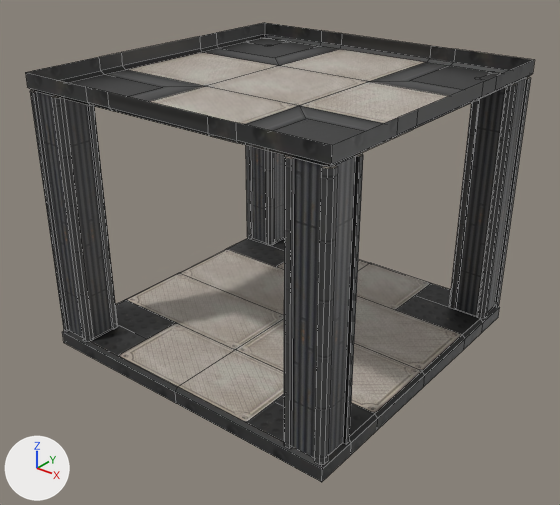
The FBX model MazeVR-Server/Assets/Models/Corridor_Crossroad_Rework.fbx as it was, and as the next commit left it.
Camera for both pictures: a 50 mm lens placed at (5.32, -6.79, 5.09), pointed at (0.07, -0.24, 1.02). The lights are fixed; the arrows at lower left show +X, +Y and +Z. Mesh edges are drawn as thin lines. Where no turn or scale is listed for an object, it has been applied to the vertices.

Names of what the first picture shows: 'Corridor_Crossroad_Rework'.
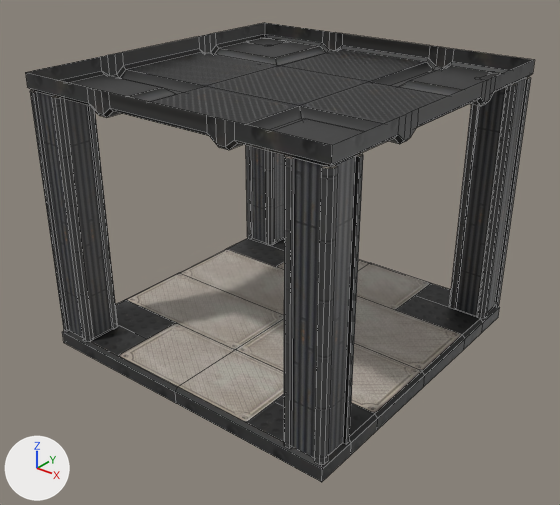
What differs and where, as boxes [x1, y1, x2, y2] in the pictures (560 x 505 px):
part 1 of me_plane_028, built on: [25, 23, 535, 167] in both
part 2 of me_plane_028, surface changed: [127, 49, 448, 124] in both

Edits to the bpy script that builds the scene:
```text
Change me_plane_028:
    used by ob_corridor_crossroad_rework; location = (0.0, 0.0, 0.0)
    remove me_plane_028.from_pydata(...)  # 341 vertices, 233 faces; spans x -2.0..2.0, y -2.0..2.0, z -0.2..3.2
    add me_plane_028.from_pydata(...)  # 397 vertices, 281 faces; spans x -2.0..2.0, y -2.0..2.0, z -0.2..3.2
    me_plane_028 part 1
    28 faces are deleted
    6 vertices in x -2.0..2.0, y 0.67..1.0, z 3.04..3.2 move by (0.0, -0.02, 0.0)
    6 vertices in x 0.67..1.0, y -2.0..2.0, z 3.04..3.2 move by (-0.02, 0.0, 0.0)
    6 vertices in x -1.0..-0.67, y -2.0..2.0, z 3.04..3.2 move by (0.02, 0.0, 0.0)
    6 vertices in x -2.0..2.0, y -1.0..-0.67, z 3.04..3.2 move by (0.0, 0.02, 0.0)
    8 vertices move within x -2.0..2.0, y -2.0..2.0, z 3.2
    8 vertices are added at x -0.87..0.87, y -0.87..0.87, z 2.92
    8 new vertices lie (0.0, 0.0, 0.16) away from vertices in x -2.0..2.0, y -2.0..2.0, z 3.04
    8 new vertices lie (0.0, -0.11, -0.08) away from vertices in x -2.0..2.0, y -0.67..1.0, z 3.0..3.04
    12 new vertices lie (0.0, -0.11, 0.0) away from vertices in x -2.0..2.0, y -0.76..0.87, z 2.92..3.2
    8 new vertices lie (-0.11, 0.0, -0.08) away from vertices in x -0.67..1.0, y -2.0..2.0, z 3.0..3.04
    12 new vertices lie (-0.11, 0.0, 0.0) away from vertices in x -0.76..0.87, y -2.0..2.0, z 2.92..3.2
    76 new faces join them
    me_plane_028 part 2: 5 kept faces spanning x -1.96..1.96, y -1.96..1.96, z 3.0 get new texture (UV) coordinates
```
